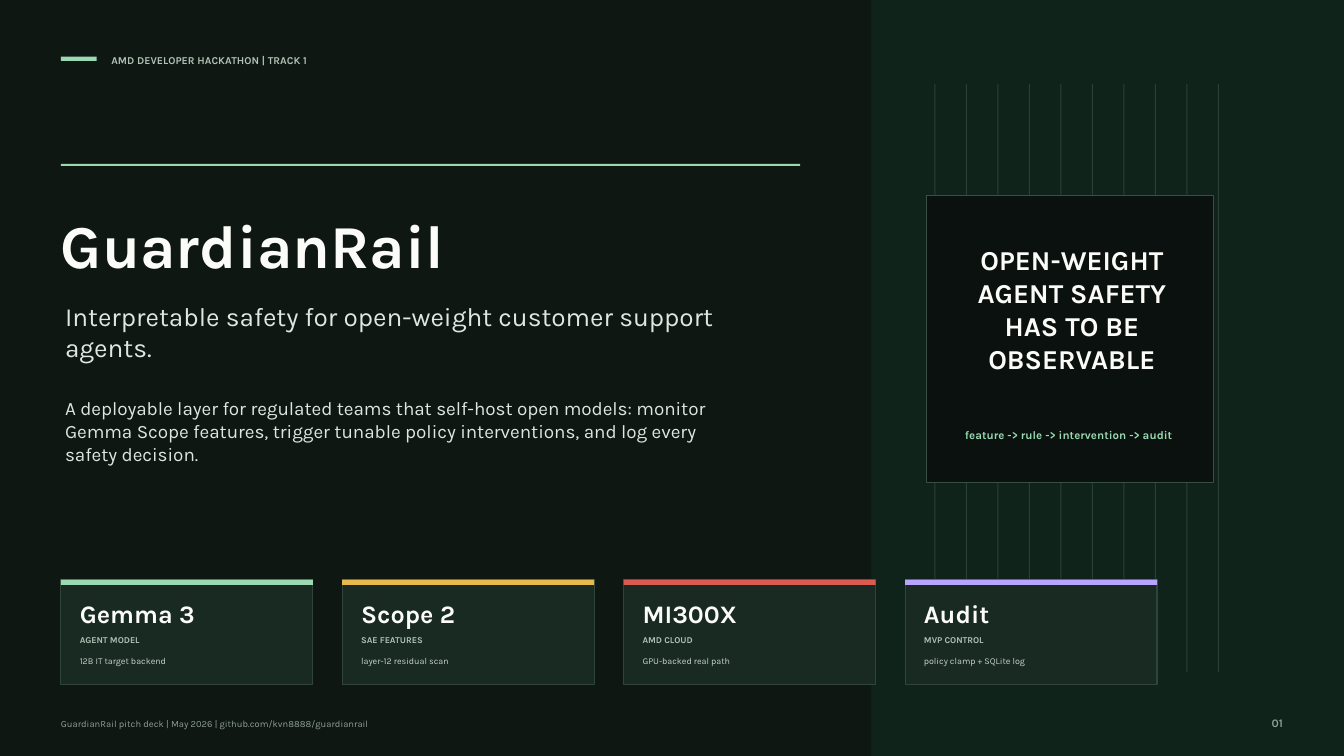
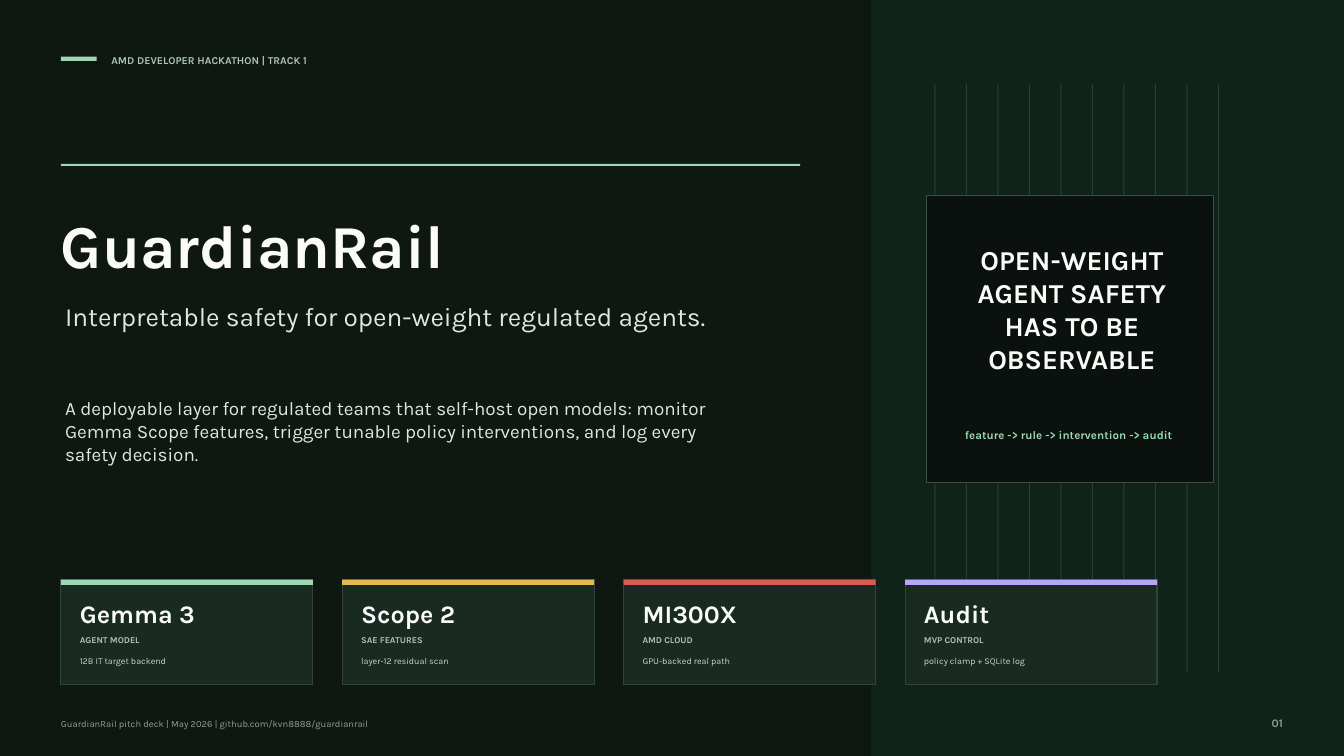
Before and after one commit to kvn8888/guardianrail, a slide deck: slide 1 of docs/guardianrail-pitch-deck.pptx. Drawn at 1344x756 pixels with LibreOffice and Linux fonts; fonts in the diff are those of the drawing. Boxes give left, top, right and bottom in pixels: in the first picture for what was removed or moved away, otherwise in the second. Text is boxed around its words. In the diff, an @@ line names an element or a change of style, - is before the commit and + after.

```diff
--- a/docs/guardianrail-pitch-deck.pptx
+++ b/docs/guardianrail-pitch-deck.pptx
@@ text at <box>65,308,706,332</box>: text changed @@
-Interpretable safety for open-weight customer support agents.
+Interpretable safety for open-weight regulated agents.
```
Also in this commit, not shown: 4 other slides changed, 17 other files.
